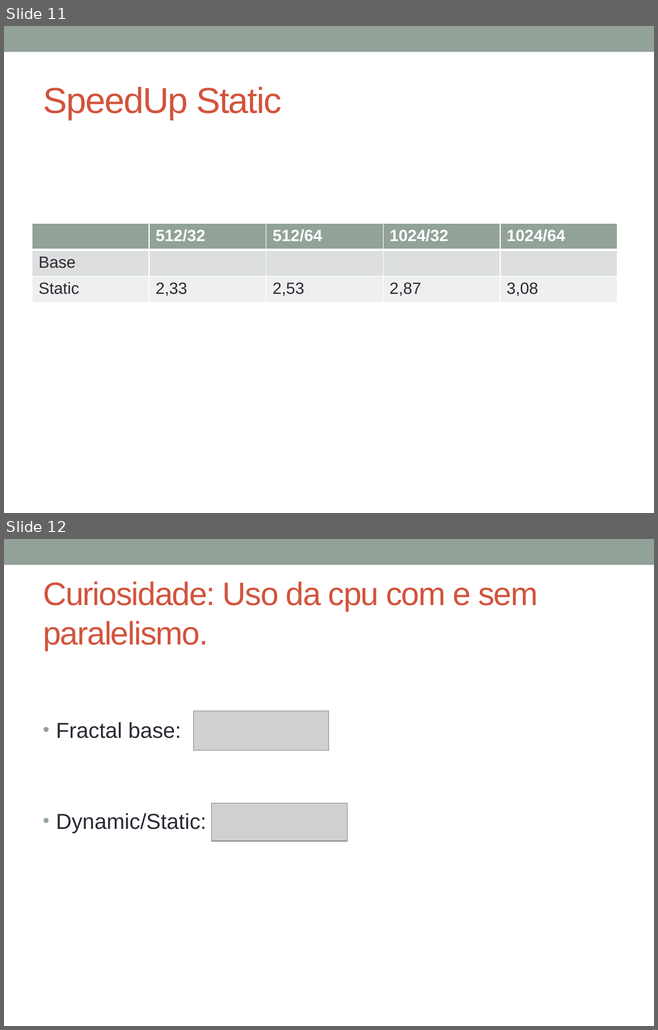
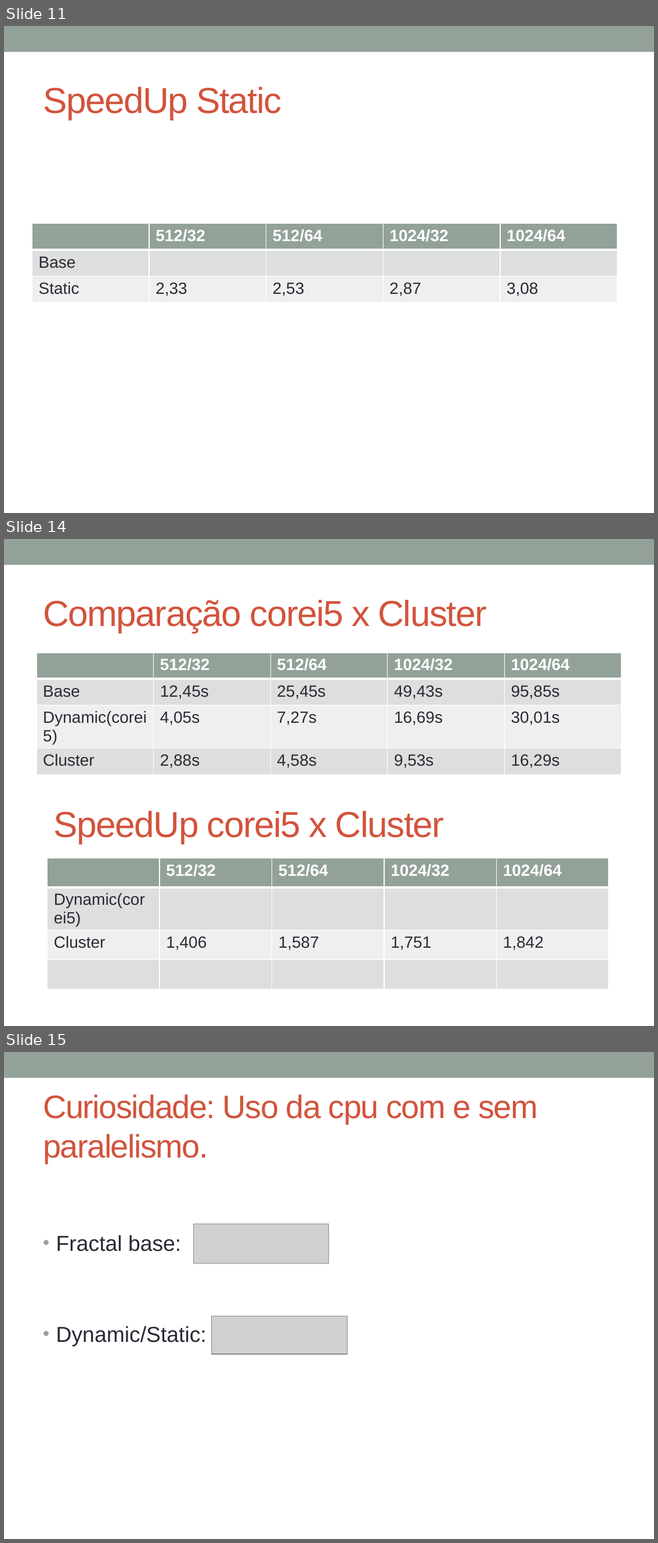
Before and after one commit to henrvelho/elc139-2019a, a slide deck: trabalhos/t4/slides.pptx. Shown one above the other, each under a label of ours: slides 11 and 12 before the commit, slides 11, 14 and 15 after it; the slides between them are not shown. The pictures are 658x1030 and 658x1543 pixels, drawn with LibreOffice and Linux fonts; fonts in the diff are those of the drawing; grey boxes stand for pictures. Boxes give left, top, right and bottom in pixels: in the first picture for what was removed or moved away, otherwise in the second. Text is boxed around its words. In the diff, an @@ line names an element or a change of style, - is before the commit and + after.

```diff
--- a/trabalhos/t4/slides.pptx
+++ b/trabalhos/t4/slides.pptx
@@ slide 14 added at [4,539,654,1026], background #FFFFFF; not listed: 1 template element that a slide beside it also shows @@
@@ title added at [43,600,487,633], 40 pt, text #D2533C @@
+Comparação corei5 x Cluster
@@ table added at [36,653,621,777], 4 rows, 5 columns @@
+ | 512/32 | 512/64 | 1024/32 | 1024/64
+Base | 12,45s | 25,45s | 49,43s | 95,85s
+Dynamic(corei5) | 4,05s | 7,27s | 16,69s | 30,01s
+Cluster | 2,88s | 4,58s | 9,53s | 16,29s
@@ text added at [54,811,444,843], 40 pt, text #D2533C @@
+SpeedUp corei5 x Cluster
@@ table added at [48,858,610,992], 4 rows, 5 columns @@
+ | 512/32 | 512/64 | 1024/32 | 1024/64
+Dynamic(corei5) |  |  |  | 
+Cluster | 1,406 | 1,587 | 1,751 | 1,842
+ |  |  |  | 
@@ what was slide 12 is now slide 15 @@
```
Also in this commit, not shown: 2 other slides added, 2 other files.
